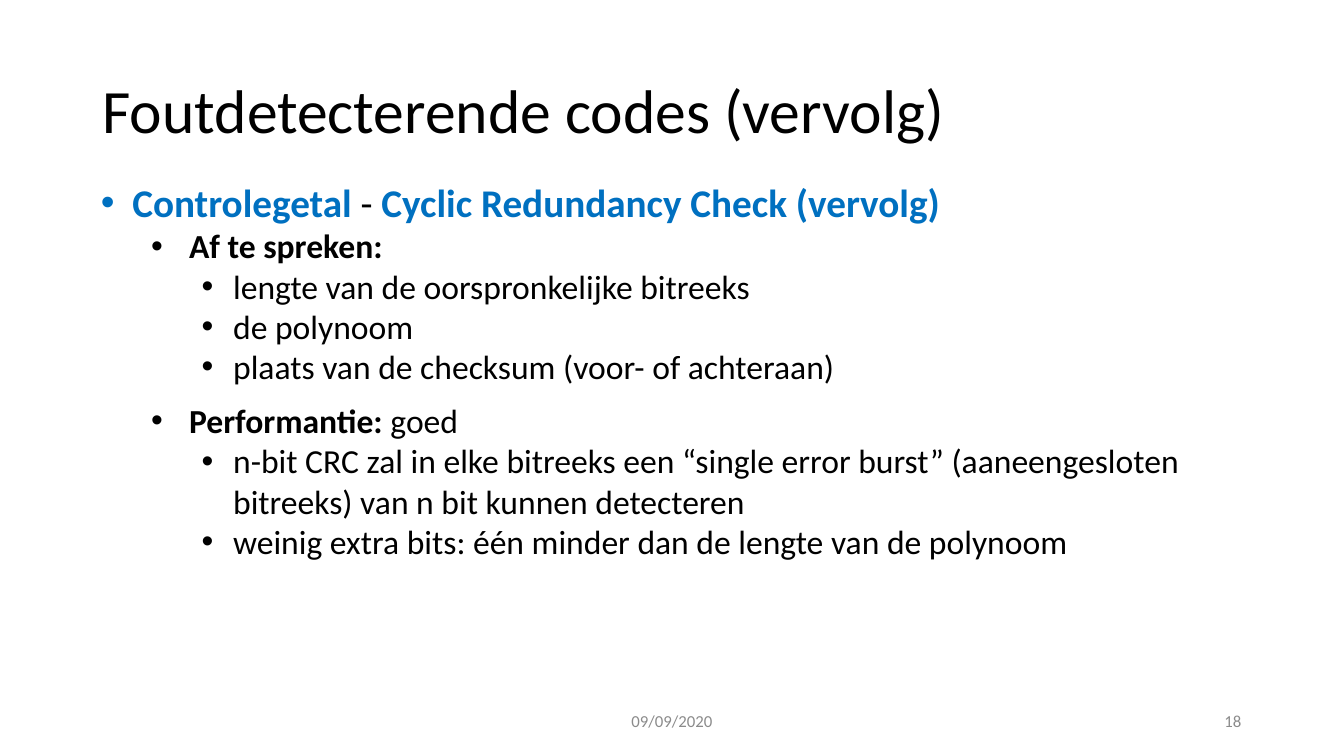
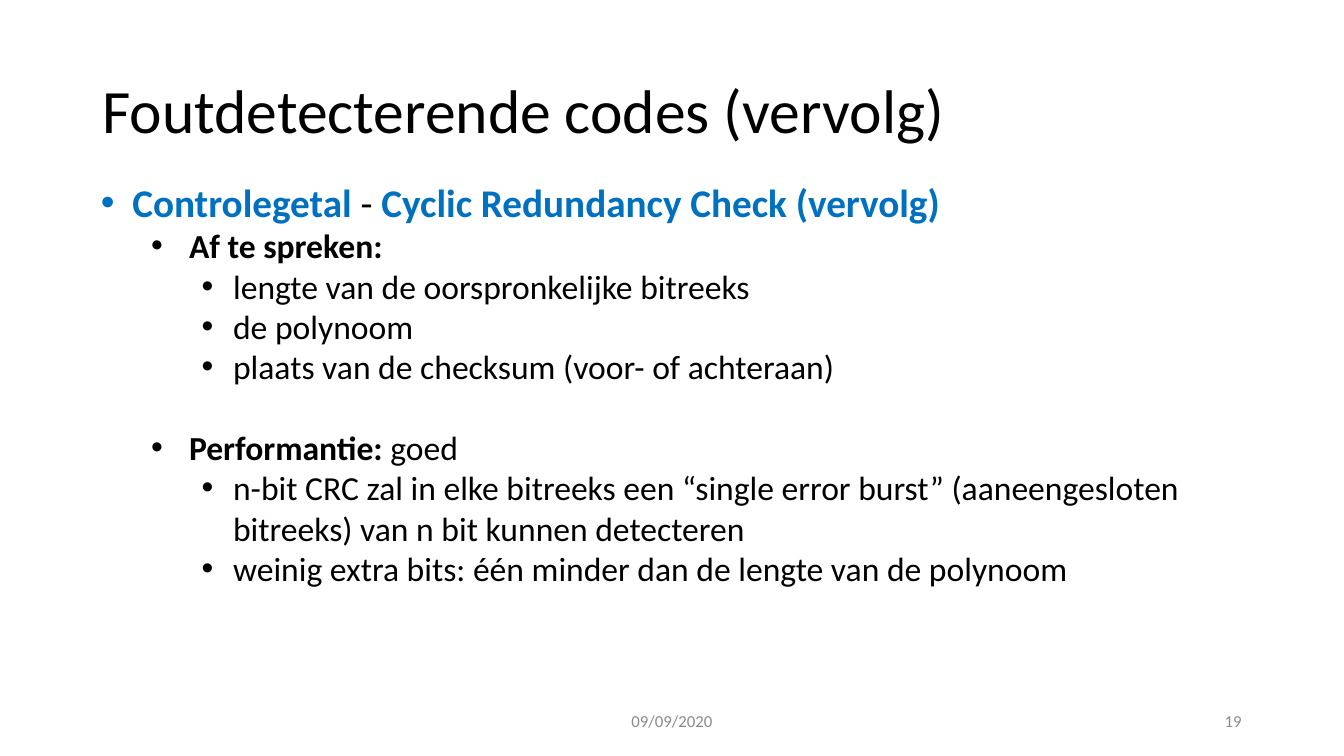
Before and after one commit to henridev/IT-fundamentals, a slide deck: slide 19 of chapter-8/ppt/IT_fundamentals_hoofdstuk_8__Codes.pptx (slide 18 before the commit). Drawn at 1344x756 pixels with LibreOffice and Linux fonts; fonts in the diff are those of the drawing. Boxes give left, top, right and bottom in pixels: in the first picture for what was removed or moved away, otherwise in the second. Text is boxed around its words. In the diff, an @@ line names an element or a change of style, - is before the commit and + after.

Commit message:
codes

```diff
--- a/chapter-8/ppt/IT_fundamentals_hoofdstuk_8__Codes.pptx
+++ b/chapter-8/ppt/IT_fundamentals_hoofdstuk_8__Codes.pptx
@@ text "Controlegetal - Cyclic Redundancy Check ..." at (x1=132, y1=188, x2=1179, y2=587): indent changed @@
@@ page number at (x1=1225, y1=716, x2=1242, y2=727): text changed; text colour #8C8C8C to #8B8B8B @@
-18
+19
```
Also in this commit, not shown: 31 other slides changed, 1 slide added, 4 other files.
